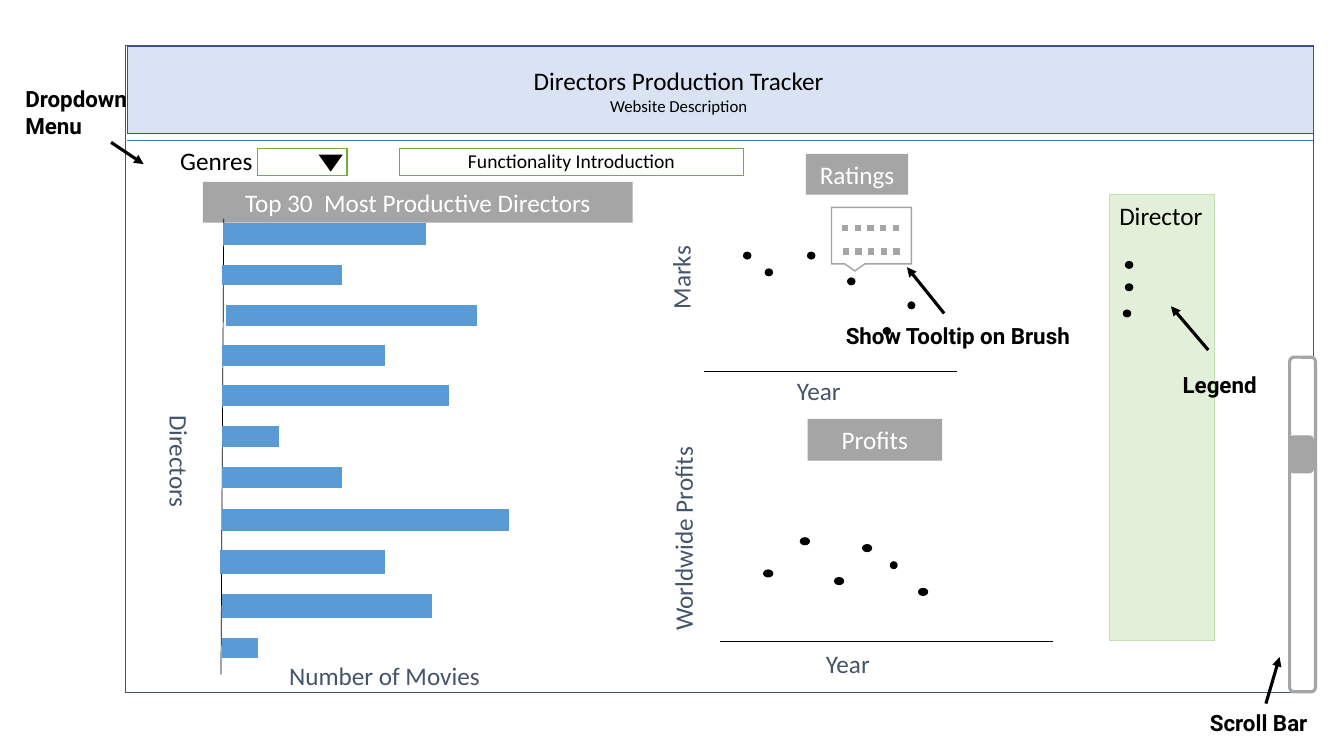
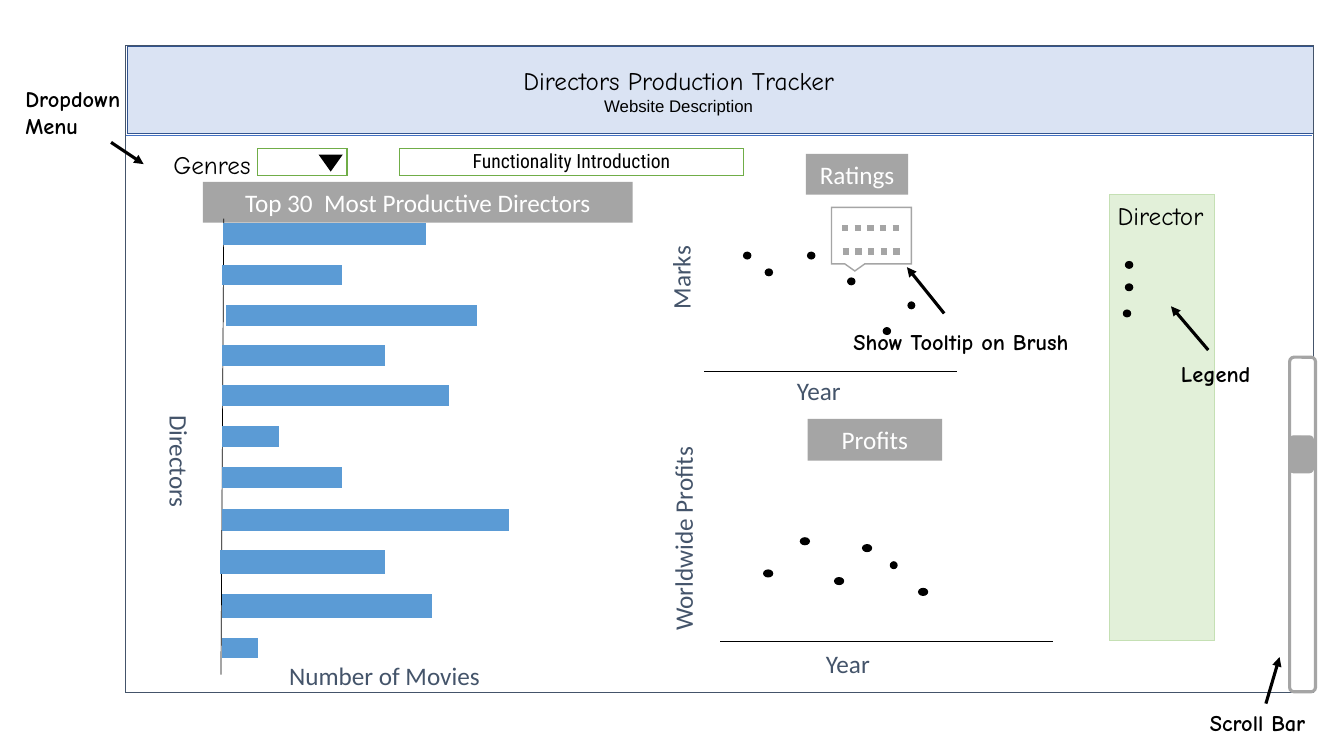
Before and after one commit to UBC-MDS/DSCI532_GROUP104_Movies, a slide deck: slide 1 of img/sketch/app_sketch.pptx. Drawn at 1344x756 pixels with LibreOffice and Linux fonts; fonts in the diff are those of the drawing. Boxes give left, top, right and bottom in pixels: in the first picture for what was removed or moved away, otherwise in the second. Text is boxed around its words. In the diff, an @@ line names an element or a change of style, - is before the commit and + after.

```diff
--- a/img/sketch/app_sketch.pptx
+++ b/img/sketch/app_sketch.pptx
@@ text "Directors Production Tracker" at <box>523,72,834,116</box>: font Calibri to Comic Neue in "Directors Production Tracker"; font Calibri to Arial in "Website Description" @@
@@ line moved from (127, 140) - (1314, 140) to (126, 135) - (1312, 135) @@
@@ text "Genres": place and size @@
-text "Genres" at <box>180,153,252,171</box>
+text "Genres" at <box>173,157,250,174</box>
@@ text "Genres" at <box>173,157,250,174</box>: font Calibri to Comic Neue @@
@@ text "Functionality Introduction" at <box>473,153,670,172</box>: font Calibri to Roboto Condensed @@
@@ text "Director" at <box>1118,208,1204,225</box>: font Calibri to Comic Neue @@
@@ text "Show Tooltip on Brush": place and size @@
-text "Show Tooltip on Brush" at <box>846,327,1070,349</box>
+text "Show Tooltip on Brush" at <box>853,331,1068,354</box>
@@ font Roboto to Comic Neue in 4 elements at <box>25,92,120,134</box>, <box>1210,716,1305,732</box>, <box>853,331,1068,354</box>, <box>1181,367,1250,386</box> @@
@@ text "Legend": place and size @@
-text "Legend" at <box>1183,376,1257,398</box>
+text "Legend" at <box>1181,367,1250,386</box>
```
Also in this commit, not shown: 1 other file.
